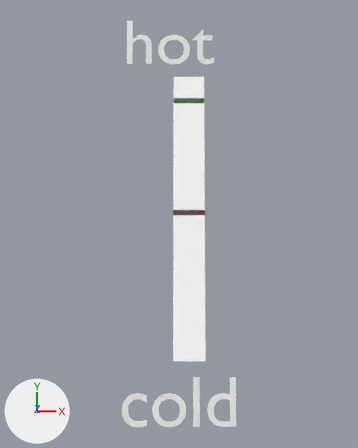
An edit to the Blender file oop.blend, drawn before and after from the same camera.
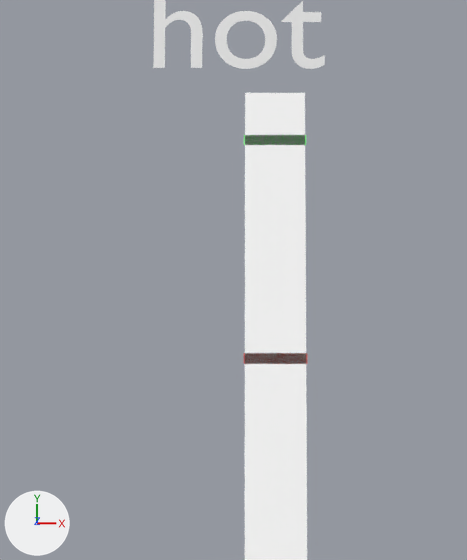
Each version appears first whole from a 50 mm lens placed at (-0.15, -0.82, 7.25), pointed at (-0.15, -0.13, -0.01), and next in a close-up on the part from 13% to 80% of the width and 6% to 71% of the height. Lighting does not change. The marker at lower left points along +X, +Y and +Z.

Names of what the first close-up shows: 'Text', 'culture_1', 'culture_2', 'kernel'.
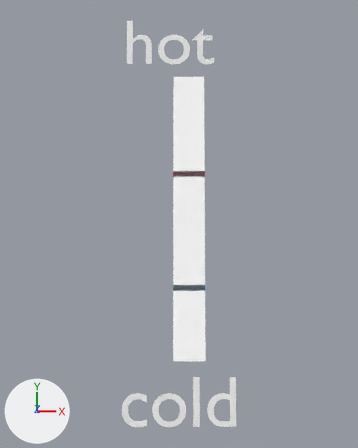
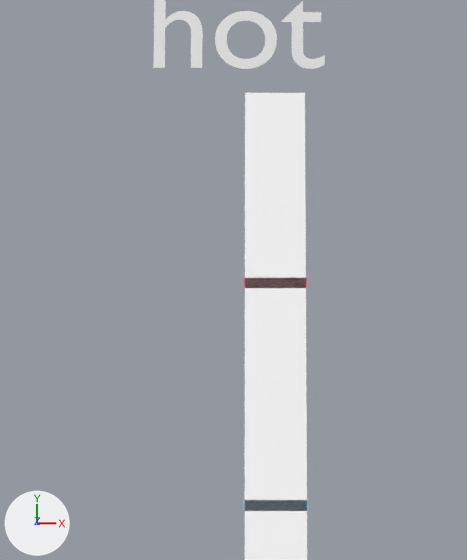
Where the change shows, as pixel boxes [x1, y1, x2, y2] in the close-ups (467 x 560 px):
'culture_2', moved: before [244, 353, 307, 364]; after [244, 278, 307, 288]
'culture_1', moved: before [244, 135, 306, 145]; after [243, 500, 308, 511]

Diff of the bpy script that builds the scene:
```diff
--- a/oop.blend.py
+++ b/oop.blend.py
@@ ob_culture_2 @@
 ob_culture_2 = bpy.data.objects.new('culture_2', me_culture_2mesh)
-ob_culture_2.location = (0.0, 0.038, 0.0)
+ob_culture_2.location = (0.0, 0.613, 0.0)
 ob_culture_2.scale = (1.2, 0.2, 0.0)
@@ ob_culture_1 @@
 ob_culture_1 = bpy.data.objects.new('culture_1', me_culture_1mesh)
-ob_culture_1.location = (0.0, 1.725, 0.0)
+ob_culture_1.location = (0.0, -1.058, 0.0)
 ob_culture_1.scale = (1.2, 0.2, 0.0)
```
